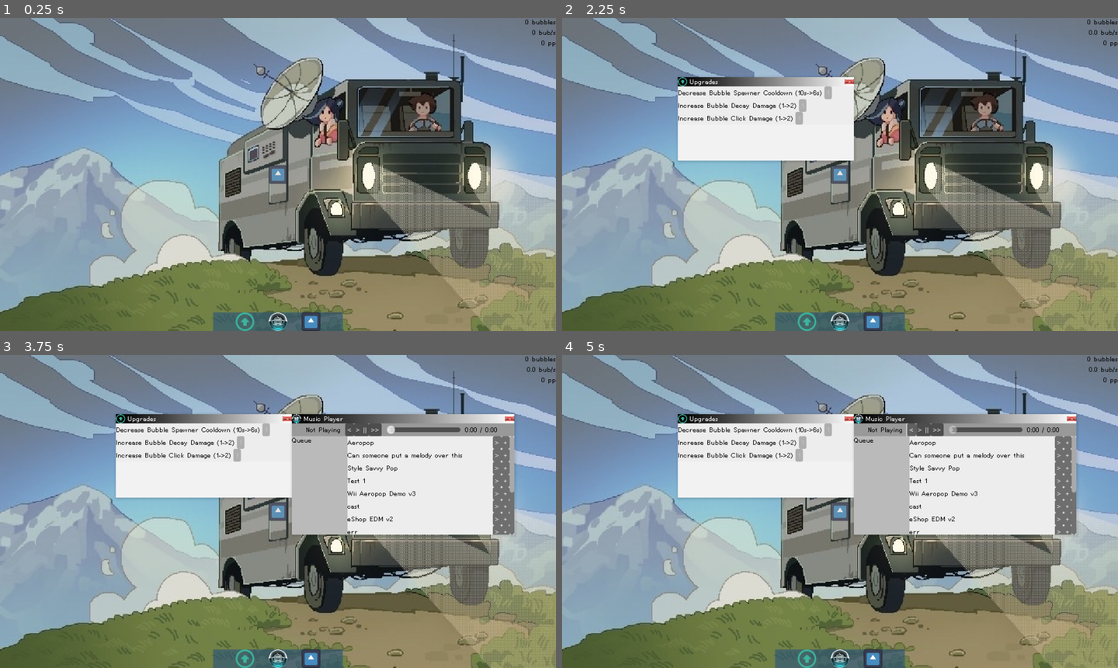
Above: before the commit, frames 1-4 (two rows, left to right).
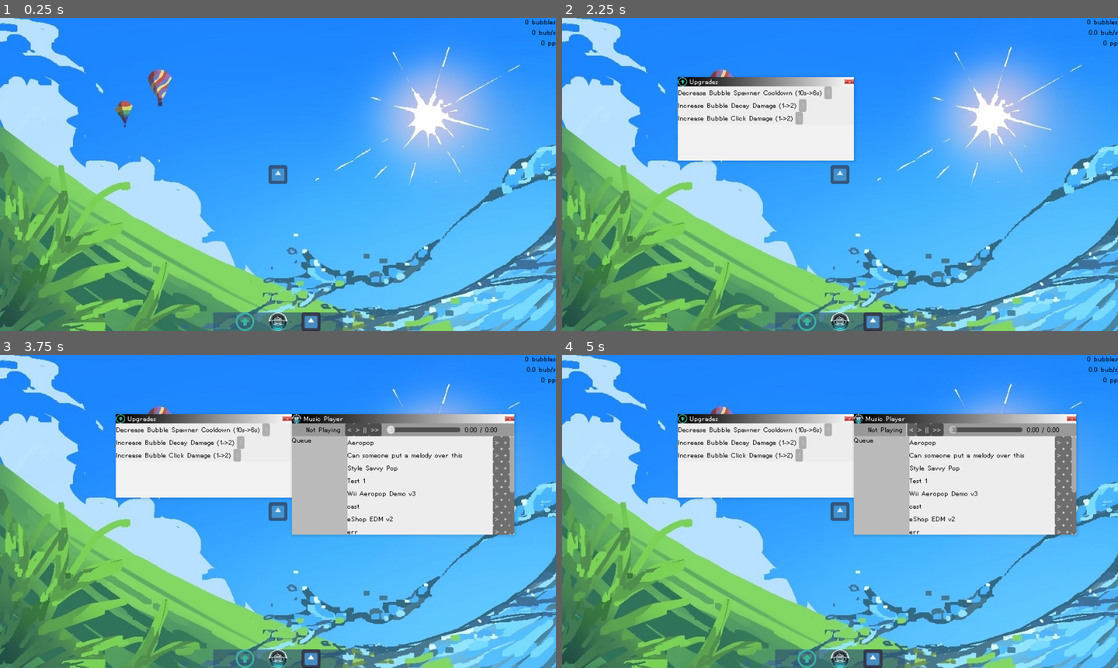
Above: after the commit, the same moments.

Repository: Kipuru/incremental-game
Game: Godot game, scene res://Scenes/Root/main_game.tscn
Two runs of this game, one before a commit and one after it. Both use one fixed random seed, a clock stepped at 60 frames per second and the inputs below. The engine's default icon, where the game draws it, is replaced by a stand-in: a white triangle on a blue panel in a dark square.
Inputs (mouse positions are in pixels of both pictures, inside the frame that each line leads up to):
- Up to frame 1 (0.25 s): no input
- Up to frame 2 (2.25 s): click (806, 321) at 0.5 s; click (806, 321) at 1.25 s; click (806, 321) at 2 s
- Up to frame 3 (3.75 s): click (311, 658) at 2.75 s; click (278, 658) at 3.5 s
- Up to frame 4 (5 s): click "<" at 4.25 s

The runs differ from the first frame. In frame 1, 99% of the frame differs, in the area x 0-100%, y 0-100%; in frame 2, 90%; in frame 3, 75%; in frame 4, 75%.

Commit message:
Add concept BG

Diff:
--- a/Scenes/Root/main_game.tscn
+++ b/Scenes/Root/main_game.tscn
@@ -1,6 +1,6 @@
 [gd_scene load_steps=14 format=3 uid="uid://c6qv4h7006s3o"]
 
-[ext_resource type="Texture2D" uid="uid://byvaftq4luexb" path="res://Assets/Backgrounds/IMG_9981.png" id="1_ohyf1"]
+[ext_resource type="Texture2D" uid="uid://bu3rm6k5ogv4x" path="res://Assets/Backgrounds/IMG_0055.png" id="1_yboij"]
 [ext_resource type="Material" uid="uid://nct5sd4tep7m" path="res://Shaders/water_overlay.material" id="2_byrwq"]
 [ext_resource type="Script" uid="uid://cdmotl8jir4ya" path="res://Scripts/Gameplay/water_overlay.gd" id="3_oj68k"]
 [ext_resource type="PackedScene" uid="uid://do42kuyyeioyq" path="res://Scenes/Gameplay/bubble_spawner.tscn" id="4_yboij"]
@@ -35,7 +35,7 @@
 grow_horizontal = 2
 grow_vertical = 2
 mouse_filter = 2
-texture = ExtResource("1_ohyf1")
+texture = ExtResource("1_yboij")
 expand_mode = 3
 stretch_mode = 6
 metadata/_edit_lock_ = true
Binary file added: Assets/Backgrounds/IMG_0055.png
Not shown, added: Assets/Backgrounds/IMG_0055.png.import
